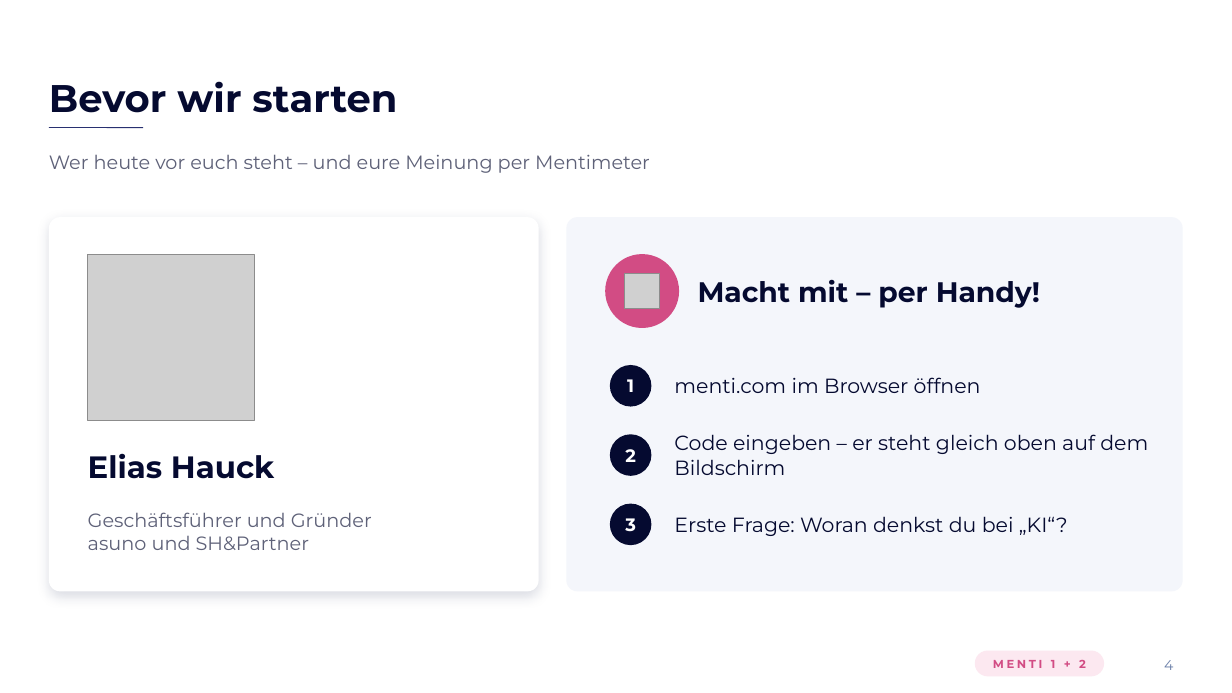
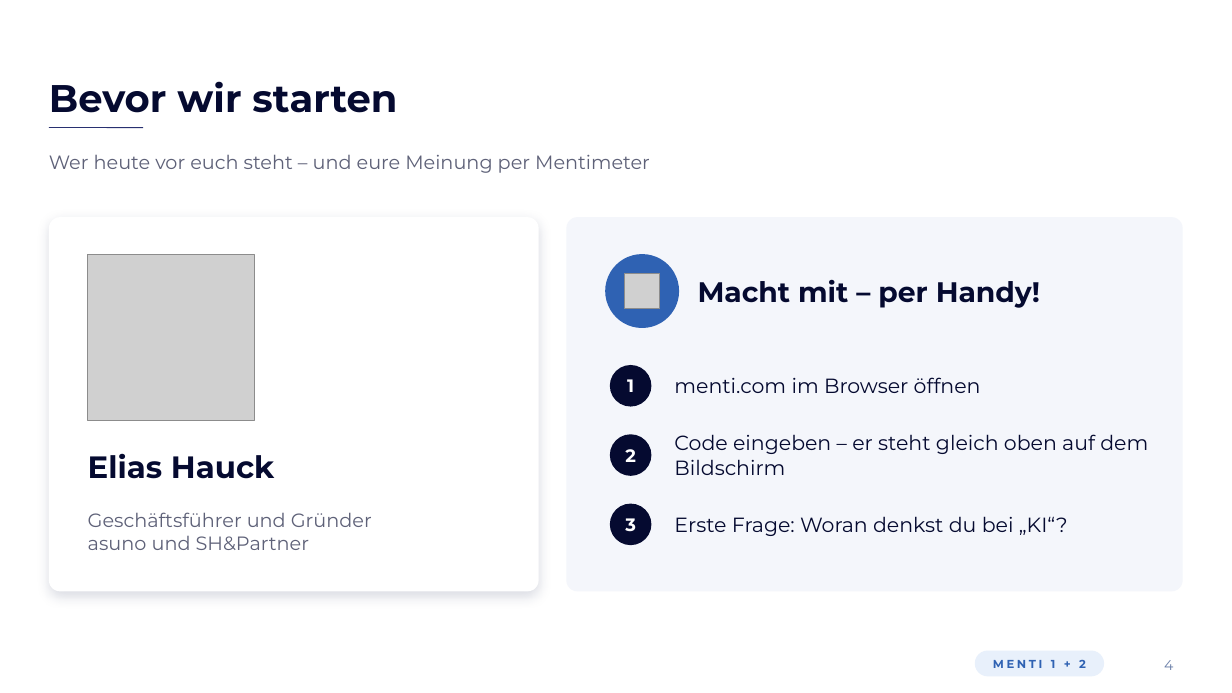
Before and after one commit to elias762/Advisory-board, a slide deck: slide 4 of ki-tag-gymnasium-sued/KI-Tag_Gymnasium-Sued_Impulsvortrag.pptx. Drawn at 1232x693 pixels with LibreOffice and Linux fonts; fonts in the diff are those of the drawing; grey boxes stand for pictures; background and template pictures are left out. Boxes give left, top, right and bottom in pixels: in the first picture for what was removed or moved away, otherwise in the second. Text is boxed around its words. In the diff, an @@ line names an element or a change of style, - is before the commit and + after.

```diff
--- a/ki-tag-gymnasium-sued/KI-Tag_Gymnasium-Sued_Impulsvortrag.pptx
+++ b/ki-tag-gymnasium-sued/KI-Tag_Gymnasium-Sued_Impulsvortrag.pptx
@@ ellipse at [605, 254, 679, 328]: fill #D24C84 to #2F62B3 @@
@@ text "MENTI 1 + 2" at [993, 660, 1086, 668]: text colour #D24C84 to #2F62B3 @@
@@ rounded rectangle at [975, 651, 1104, 677]: fill #FCE8F0 to #E8F0FB @@
```
Also in this commit, not shown: 22 other slides changed, 11 slides added, 1 slide removed, 1 other file.
